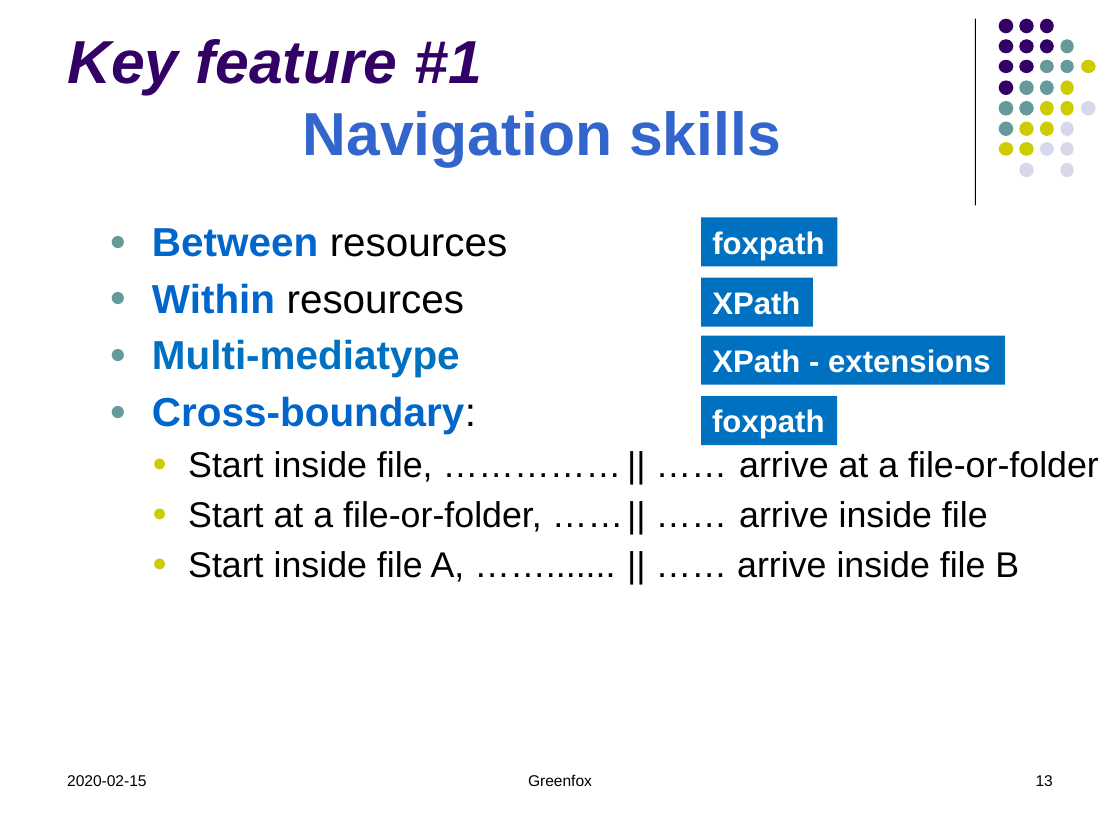
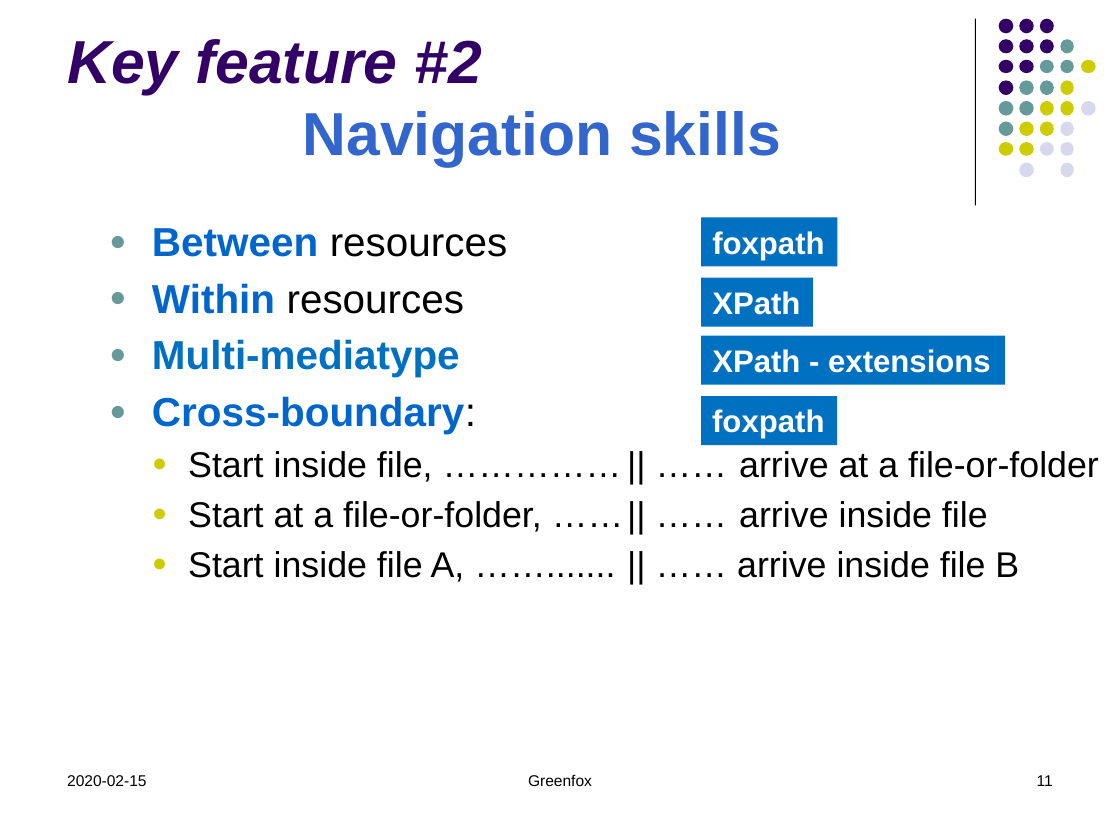
Before and after one commit to hrennau/greenfox, a slide deck: slide 11 of about/greenfox04.pptx (slide 13 before the commit). Drawn at 1120x840 pixels with LibreOffice and Linux fonts; fonts in the diff are those of the drawing. Boxes give left, top, right and bottom in pixels: in the first picture for what was removed or moved away, otherwise in the second. Text is boxed around its words. In the diff, an @@ line names an element or a change of style, - is before the commit and + after.

```diff
--- a/about/greenfox04.pptx
+++ b/about/greenfox04.pptx
@@ title at (67, 39, 781, 167): text changed @@
-Key feature #1
-Navigation skills
+Key feature #2
+Navigation skills
@@ page number at (1037, 775, 1053, 786): text changed @@
-13
+11
```
Also in this commit, not shown: 14 other slides changed, 3 slides added, 31 slides removed, 32 other files.
